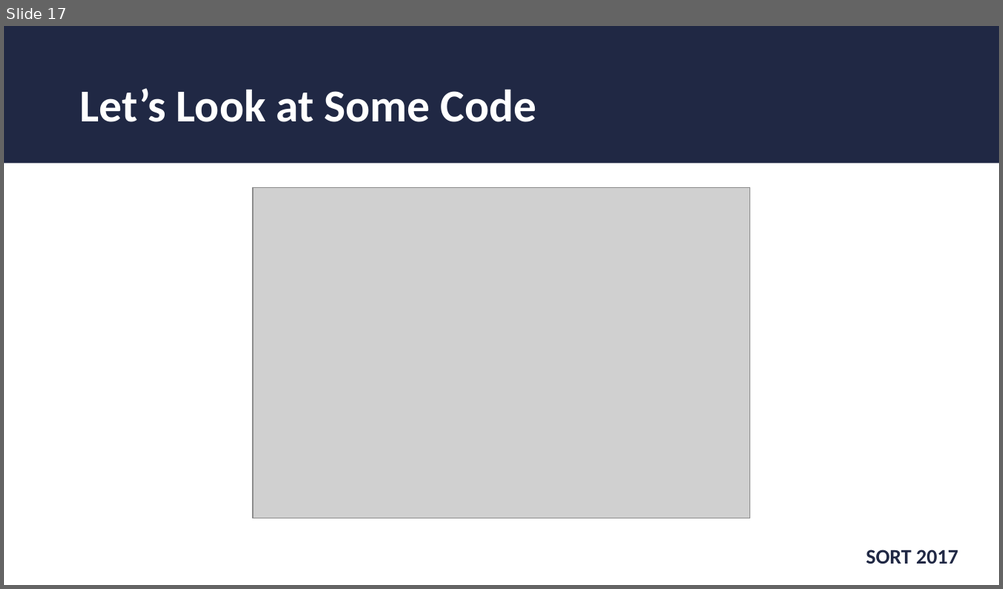
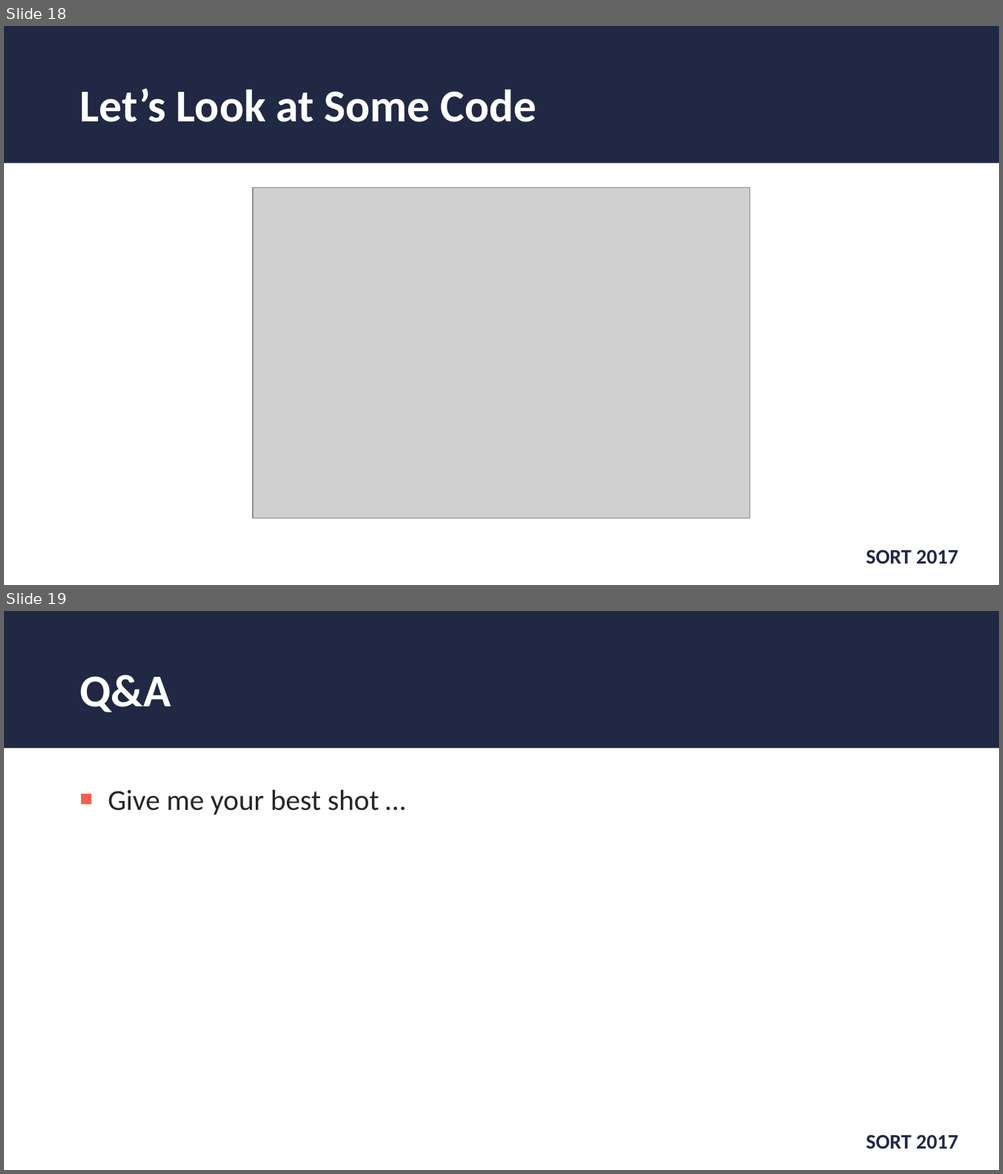
Before and after one commit to wjohnson000/java9-sort, a slide deck: sort-2017-java9.pptx. Shown one above the other, each under a label of ours: slide 17 before the commit, slides 18 and 19 after it. The pictures are 1003x589 and 1003x1174 pixels, drawn with LibreOffice and Linux fonts; fonts in the diff are those of the drawing; grey boxes stand for pictures; background and template pictures are left out. Boxes give left, top, right and bottom in pixels: in the first picture for what was removed or moved away, otherwise in the second. Text is boxed around its words. In the diff, an @@ line names an element or a change of style, - is before the commit and + after.

```diff
--- a/sort-2017-java9.pptx
+++ b/sort-2017-java9.pptx
@@ slide 19 added at <box>4,611,999,1170</box>, background #FFFFFF; not listed: 2 template elements that a slide beside it also shows @@
@@ title added at <box>79,675,170,712</box>, 44 pt, text #FFFFFF, bold @@
+Q&A
@@ text added at <box>108,789,379,815</box>, 28 pt, text #262626 @@
+■ Give me your best shot …
@@ what was slide 17 is now slide 18 @@
```
Also in this commit, not shown: 12 slides changed, 1 other slide added, 9 other files.
